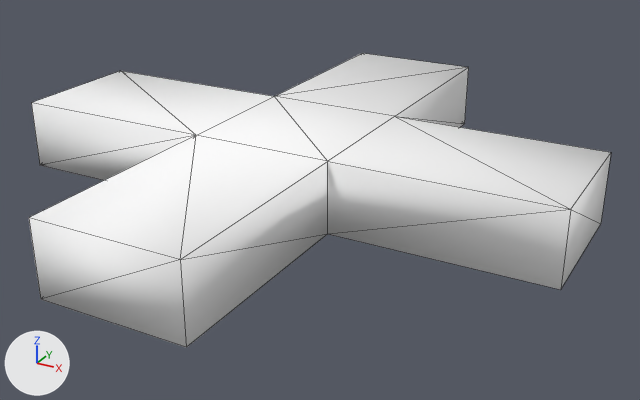
Two versions of the glTF model resources/shape-0.gltf, one commit apart.
Both versions are drawn from a 50 mm camera at (0.732, -1.254, 0.621) aimed at (0.046, -0.007, -0.002). The lights are fixed; the arrows at lower left show +X, +Y and +Z. Mesh edges are drawn as thin lines. Vertices at the same position are counted once.

The first picture shows 'defaultobject'.
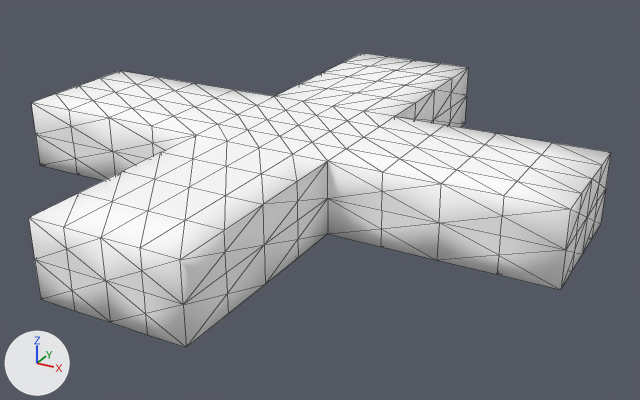
Location of each change, (x1, y1, x2, y2) in pixels of the pictures (640 x 400 px):
part 1 of me_defaultobject, added
    after: (29, 53, 611, 347)

What changed in the scene script:
```text
Change me_defaultobject:
    used by ob_defaultobject; location = (0.0, 0.0, 0.0)
    remove me_defaultobject.from_pydata(...)  # 24 vertices, 44 faces; spans x -0.5..0.5, y -0.5..0.5, z 0.0..0.125
    add me_defaultobject.from_pydata(...)  # 306 vertices, 608 faces; spans x -0.5..0.5, y -0.5..0.5, z 0.0..0.125
    me_defaultobject part 1: 282 vertices added at x -0.5..0.5, y -0.5..0.5, z 0.0..0.125
    me_defaultobject part 2: the surface is now shaded flat
```
